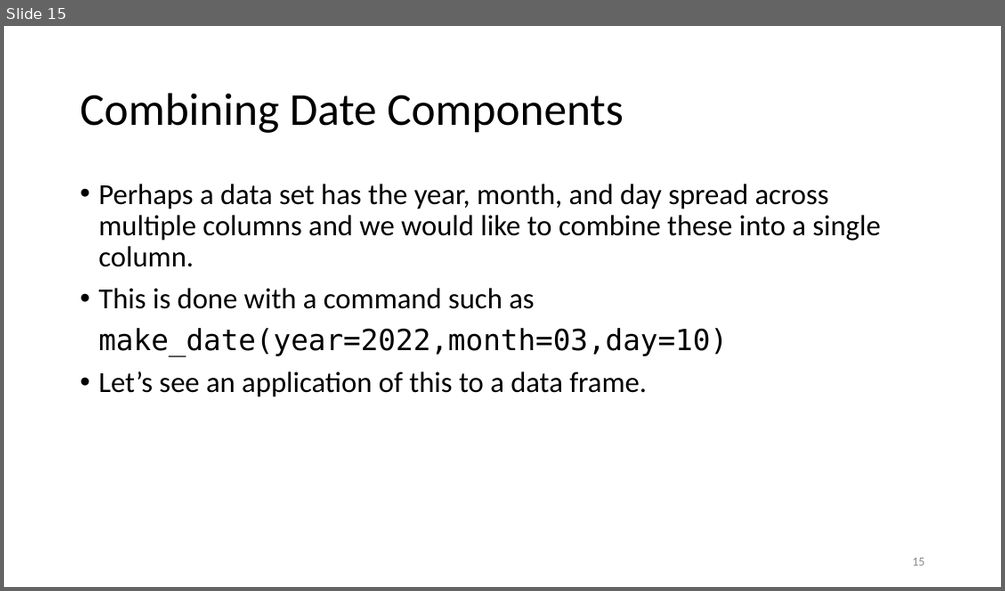
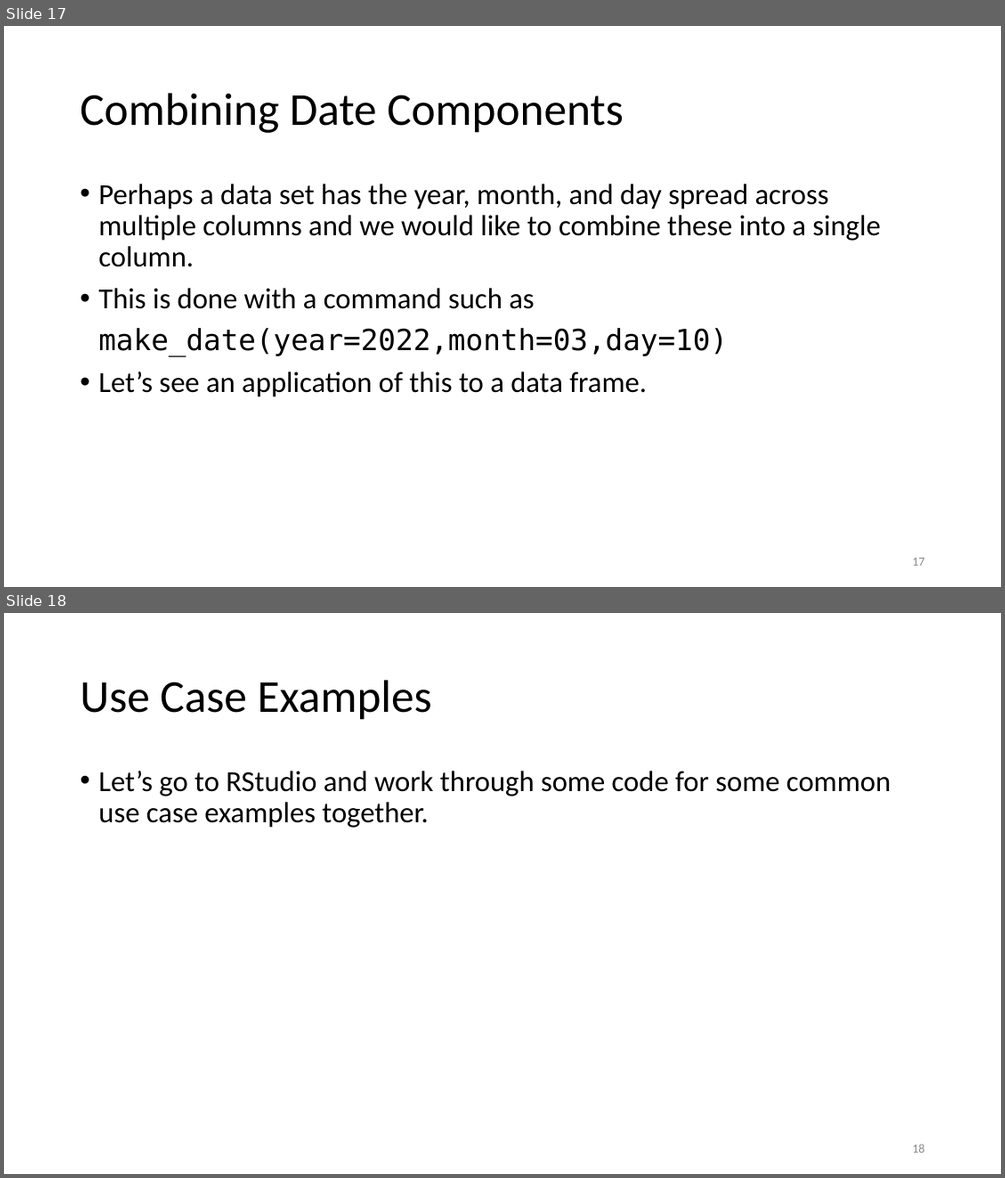
Before and after one commit to jmgraham30/SWBmodules, a slide deck: slides/dates_times_with_r.pptx. Shown one above the other, each under a label of ours: slide 15 before the commit, slides 17 and 18 after it. The pictures are 1005x591 and 1005x1178 pixels, drawn with LibreOffice and Linux fonts; fonts in the diff are those of the drawing. Boxes give left, top, right and bottom in pixels: in the first picture for what was removed or moved away, otherwise in the second. Text is boxed around its words. In the diff, an @@ line names an element or a change of style, - is before the commit and + after.

```diff
--- a/slides/dates_times_with_r.pptx
+++ b/slides/dates_times_with_r.pptx
@@ slide 18 added at box(4, 613, 1001, 1174), background #FFFFFF @@
@@ title added at box(80, 680, 432, 720), 44 pt, text #000000 @@
+Use Case Examples
@@ text added at box(98, 771, 890, 827), 28 pt, text #000000 @@
+• Let’s go to RStudio and work through some code for some common use case examples together.
@@ page number added at box(912, 1143, 924, 1152), 12 pt, text #8C8C8C @@
+18
@@ what was slide 15 is now slide 17 @@
@@ page number at box(912, 557, 924, 565): text changed @@
-15
+17
```
Also in this commit, not shown: 5 slides changed, 4 other slides added, 2 other files.
